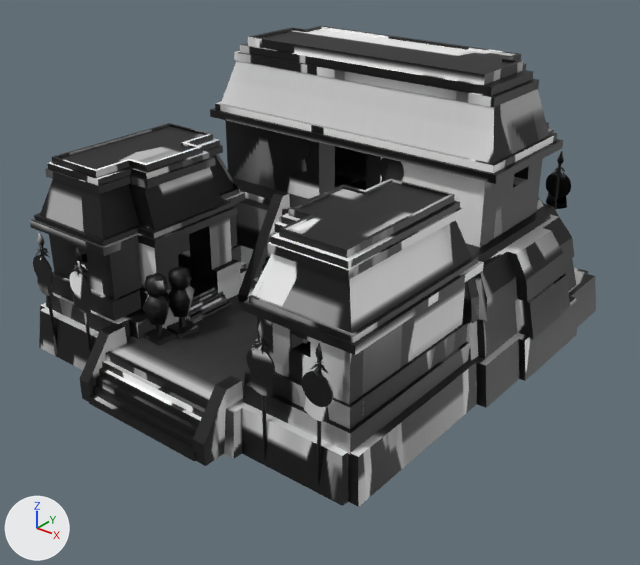
Renders of the COLLADA model art/meshes/structural/maya_protoclassic/barracks.dae from each side of a commit.
One viewpoint serves both versions: a 50 mm lens placed at (23.4, -29.1, 19.0), pointed at (1.0, -1.2, 1.7). Every picture has the same lights, and +X, +Y and +Z are marked at lower left. Vertices at the same position are counted once.

In view in the first picture: 'barracks'.
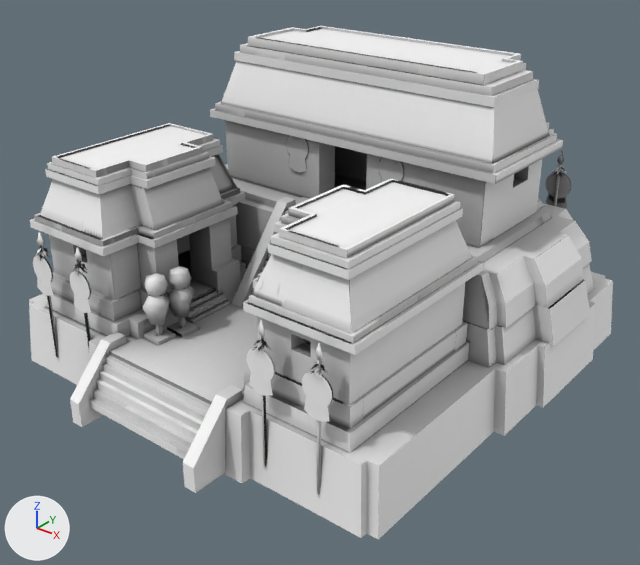
Location of each change, [x1, y1, x2, y2] in pixels of the pictures (640 x 565 px; the box of a moved part takes in the faces that stretch with it):
'barracks', reshaped (7% taller): before [30, 26, 596, 507]; after [29, 26, 613, 539]
part 1 of me_cubo_106, moved or reshaped: before [39, 191, 596, 507]; after [29, 164, 613, 539]
part 2 of me_cubo_106, surface changed: [30, 26, 571, 494] in both

What changed in the scene script:
```text
Change me_cubo_106:
    used by ob_barracks; location = (0.0, 0.0, 0.0)
    remove me_cubo_106.from_pydata(...)  # 2968 vertices, 4355 faces; spans x -9.9..10.0, y -11.0..10.8, z -1.5..11.1
    add me_cubo_106.from_pydata(...)  # 2978 vertices, 4367 faces; spans x -10.9..10.9, y -11.6..10.8, z -2.4..11.1
    me_cubo_106 part 1: 302 vertices moved from x -9.9..10.0, y -11.0..10.8, z -1.4..5.0 to x -10.9..10.9, y -11.6..10.8, z -2.4..4.6; 1 vertex removed from x 8.0, y 8.0, z 2.0; 11 vertices added at x -2.2..9.7, y 1.1..8.0, z 2.0..4.2
    me_cubo_106 part 2: 4320 kept faces spanning x -10.9..10.9, y -11.6..10.8, z -2.4..11.1 get new texture (UV) coordinates
```
